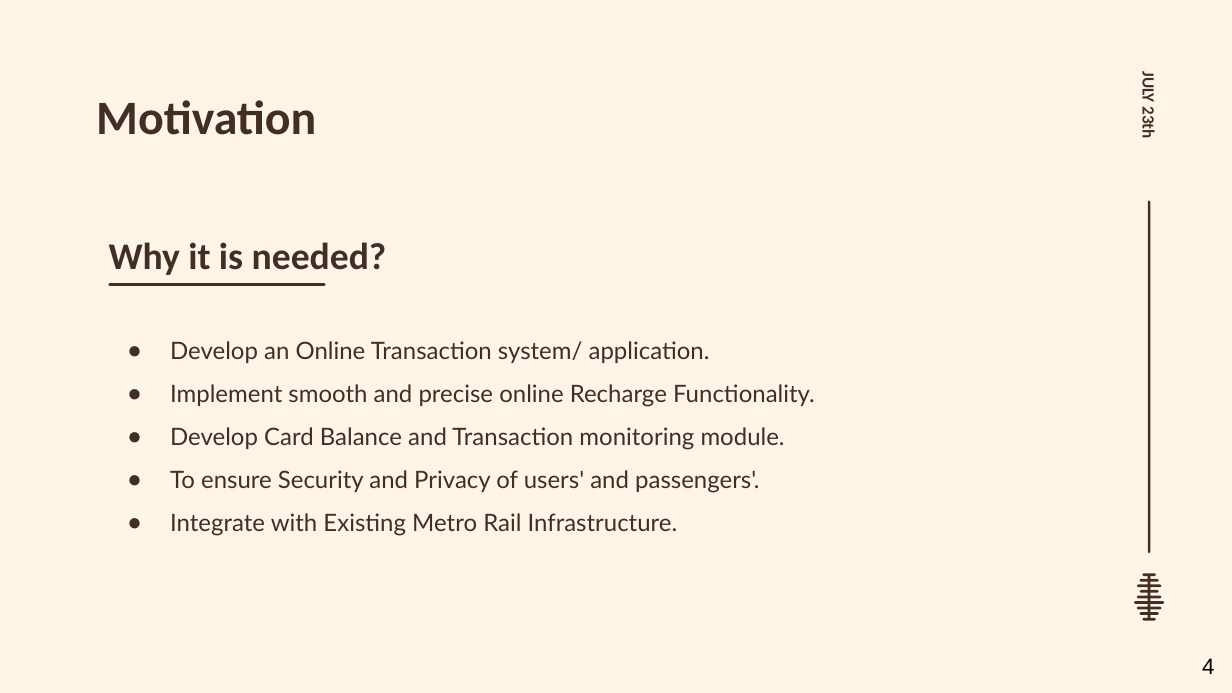
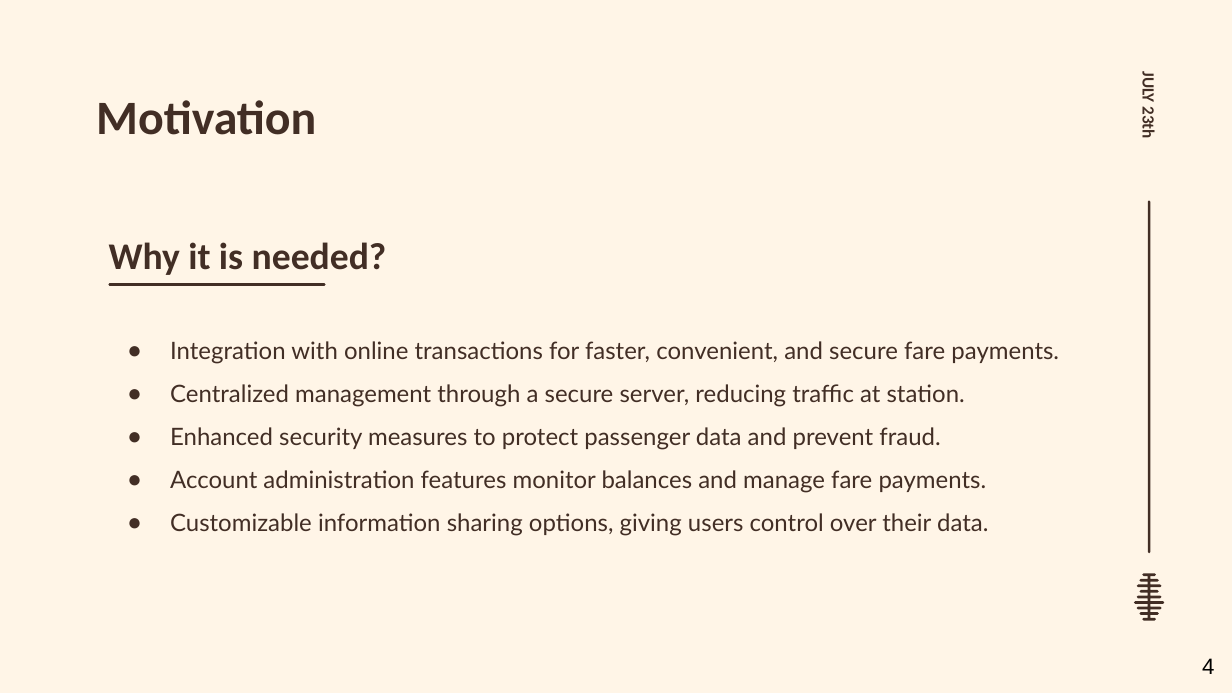
Before and after one commit to dot-ASH/metro-rail-smart-card-system, a slide deck: slide 4 of slide/Capstone.pptx. Drawn at 1232x693 pixels with LibreOffice and Linux fonts; fonts in the diff are those of the drawing; background and template pictures are left out. Boxes give left, top, right and bottom in pixels: in the first picture for what was removed or moved away, otherwise in the second. Text is boxed around its words. In the diff, an @@ line names an element or a change of style, - is before the commit and + after.

Commit message:
slide

```diff
--- a/slide/Capstone.pptx
+++ b/slide/Capstone.pptx
@@ text at (170, 341, 1059, 536): text changed @@
-● Develop an Online Transaction system/ application.
-● Implement smooth and precise online Recharge Functionality.
-● Develop Card Balance and Transaction monitoring module.
-● To ensure Security and Privacy of users' and passengers'.
-● Integrate with Existing Metro Rail Infrastructure.
+● Integration with online transactions for faster, convenient, and secure fare payments.
+● Centralized management through a secure server, reducing traffic at station.
+● Enhanced security measures to protect passenger data and prevent fraud.
+● Account administration features monitor balances and manage fare payments.
+● Customizable information sharing options, giving users control over their data.
```
Also in this commit, not shown: 1 other file.
